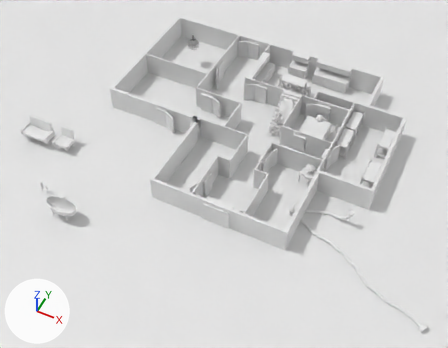
Before and after pictures for a commit that changed the FBX model Assets/Art/House/House.fbx.
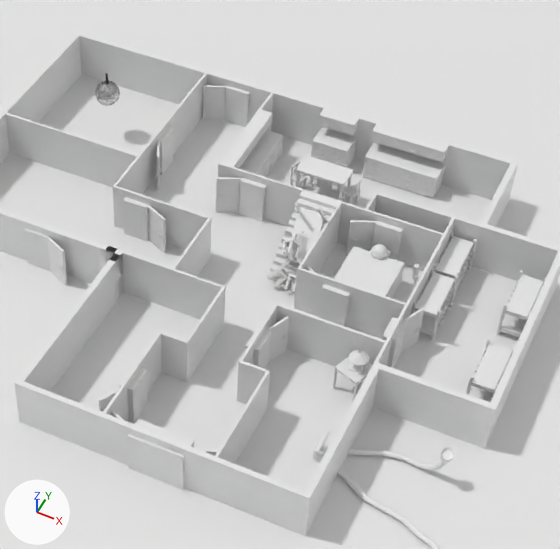
Each version is shown whole from a 50 mm camera at (17.4, -23.8, 35.0) aimed at (3.1, 4.8, -0.7), then close up on the part from 32% to 90% of the width and 0% to 74% of the height. Lighting does not change. The marker at lower left points along +X, +Y and +Z. Where no turn or scale is listed for an object, it has been applied to the vertices. Vertices at the same position are counted once.

The first close-up shows 'Bunk', 'Bunk.001', 'Bunk.002', 'Bunk.003', 'CubeBool', 'Cylinder', 'Dining_Chair.005', 'Door', 'Door.002', 'Door.004', 'Door.005', 'Door.006', 'Door.008', 'Door.011', 'DoorBool', 'DoorBool.001', 'Ext_Wall', 'Int_Wall', 'Plane', 'Stairs', 'Table', 'TableSide'.
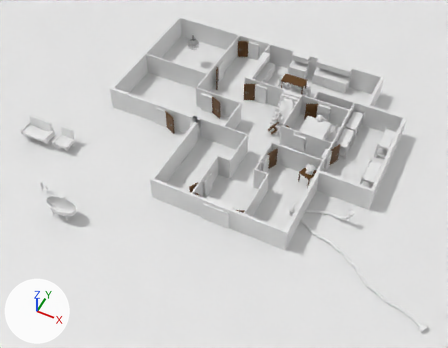
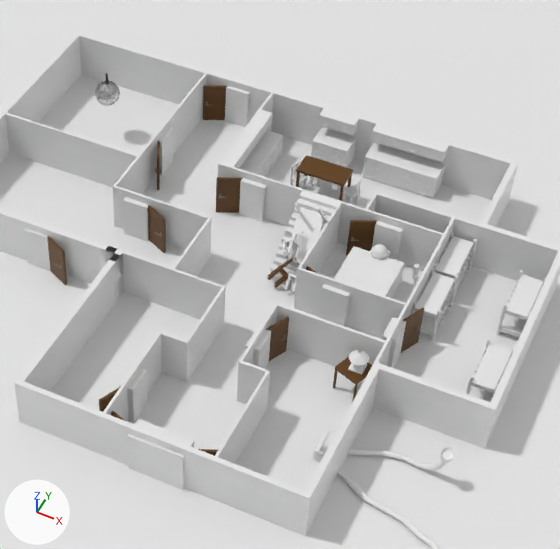
What changed in the scene script:
```text
Change me_cube_005:
    where me_cube_005.from_pydata(...)  # 88 vertices, 66 faces; spans x -0.641..0.641, y -0.641..0.641, z 0.0..1.1
    add me_cube_005.materials.append(mat_wood)  # brown #5e3a00
Change me_cube_062:
    where me_cube_062.from_pydata(...)  # 88 vertices, 66 faces; spans x -0.08..1.92, y -0.07..0.93, z -0.5..0.6
    add me_cube_062.materials.append(mat_wood)  # brown #5e3a00
Change me_cube_148:
    where me_cube_148.from_pydata(...)  # 168 vertices, 116 faces; spans x -0.729..0.114, y -0.821..0.224, z -1.075..0.143
    add me_cube_148.materials.append(mat_wood)  # brown #5e3a00
Change me_cube_044:
    where me_cube_044.from_pydata(...)  # 36 vertices, 30 faces; spans x -0.04..0.91, y -0.53..0.0, z 0.0..1.7
    me_cube_044 part 12: all 2 faces centred in x 0.42..0.45, y -0.29..-0.21, z 0.85 switch from no material to mat_wood (brown #5e3a00)
    me_cube_044 part 13: the 1 face centred in x 0.43, y -0.25, z 1.7 switches from no material to mat_wood (brown #5e3a00)
    me_cube_044 part 14: the 1 face centred in x 0.89, y -0.46, z 0.85 switches from no material to mat_wood (brown #5e3a00)
    add me_cube_044.materials.append(mat_metal)  # grey #898989
Change me_cube_048:
    where me_cube_048.from_pydata(...)  # 36 vertices, 30 faces; spans x -0.91..0.04, y -0.53..0.0, z 0.0..1.7
    me_cube_048 part 6: all 2 faces centred in x -0.45..-0.42, y -0.29..-0.21, z 0.85 switch from no material to mat_wood (brown #5e3a00)
    add me_cube_048.materials.append(mat_metal)  # grey #898989
Change me_cube_001:
    where me_cube_001.from_pydata(...)  # 36 vertices, 30 faces; spans x -0.91..0.04, y -0.53..0.0, z 0.0..1.7
    me_cube_001 part 4: all 2 faces centred in x -0.45..-0.42, y -0.29..-0.21, z 0.85 switch from no material to mat_wood (brown #5e3a00)
    me_cube_001 part 5: the 1 face centred in x -0.43, y -0.25, z 1.7 switches from no material to mat_wood (brown #5e3a00)
    add me_cube_001.materials.append(mat_metal)  # grey #898989
Change me_cube_036:
    where me_cube_036.from_pydata(...)  # 36 vertices, 30 faces; spans x 0.0..0.53, y -0.04..0.91, z 0.0..1.7
    me_cube_036 part 9: all 2 faces centred in x 0.21..0.29, y 0.42..0.45, z 0.85 switch from no material to mat_wood (brown #5e3a00)
    me_cube_036 part 10: the 1 face centred in x 0.25, y 0.43, z 1.7 switches from no material to mat_wood (brown #5e3a00)
    add me_cube_036.materials.append(mat_metal)  # grey #898989
Change me_cube_045:
    where me_cube_045.from_pydata(...)  # 36 vertices, 30 faces; spans x 0.0..0.95, y -0.44..0.09, z 0.0..1.7
    me_cube_045 part 1: all 2 faces centred in x 0.46..0.49, y -0.21..-0.13, z 0.85 switch from no material to mat_wood (brown #5e3a00)
    me_cube_045 part 2: the 1 face centred in x 0.47, y -0.17, z 1.7 switches from no material to mat_wood (brown #5e3a00)
    me_cube_045 part 3: the 1 face centred in x 0.93, y -0.38, z 0.85 switches from no material to mat_wood (brown #5e3a00)
    add me_cube_045.materials.append(mat_metal)  # grey #898989
Change me_cube_049:
    where me_cube_049.from_pydata(...)  # 36 vertices, 30 faces; spans x -0.91..0.04, y -0.53..0.0, z 0.0..1.7
    me_cube_049 part 11: all 2 faces centred in x -0.45..-0.42, y -0.29..-0.21, z 0.85 switch from no material to mat_wood (brown #5e3a00)
    add me_cube_049.materials.append(mat_metal)  # grey #898989
Change me_cube_042:
    where me_cube_042.from_pydata(...)  # 36 vertices, 30 faces; spans x 0.0..0.53, y -0.04..0.91, z 0.0..1.7
    me_cube_042 part 7: all 2 faces centred in x 0.21..0.29, y 0.42..0.45, z 0.85 switch from no material to mat_wood (brown #5e3a00)
    me_cube_042 part 8: the 1 face centred in x 0.25, y 0.43, z 1.7 switches from no material to mat_wood (brown #5e3a00)
    add me_cube_042.materials.append(mat_metal)  # grey #898989
```

Boxes [x1, y1, x2, y2] around the edits, measured in the close-ups (560 x 549 px):
'Table', recoloured (white to brown)
    both: [296, 155, 353, 201]
'TableSide', recoloured (white to brown)
    both: [333, 357, 372, 402]
'Dining_Chair.005', recoloured (grey to brown)
    both: [268, 257, 293, 288]
part 1 of me_cube_045, recoloured (grey to brown)
    both: [148, 207, 164, 253]
part 2 of me_cube_045, recoloured
    both: [148, 205, 165, 220]
part 3 of me_cube_045, recoloured
    both: [164, 219, 166, 253]
part 4 of me_cube_001, recoloured (grey to brown)
    both: [346, 222, 376, 255]
part 5 of me_cube_001, recoloured
    both: [350, 220, 377, 222]
part 6 of me_cube_048, recoloured (grey to brown)
    both: [203, 87, 226, 120]
part 7 of me_cube_042, recoloured (grey to brown)
    both: [401, 309, 424, 353]
part 8 of me_cube_042, recoloured
    both: [403, 308, 424, 321]
part 9 of me_cube_036, recoloured (grey to brown)
    both: [269, 318, 289, 361]
part 10 of me_cube_036, recoloured
    both: [266, 316, 289, 331]
part 11 of me_cube_049, recoloured (grey to brown)
    both: [216, 179, 242, 213]
part 12 of me_cube_044, recoloured (grey to brown)
    both: [47, 238, 65, 285]
part 13 of me_cube_044, recoloured
    both: [47, 236, 64, 252]
part 14 of me_cube_044, recoloured
    both: [62, 251, 67, 285]
